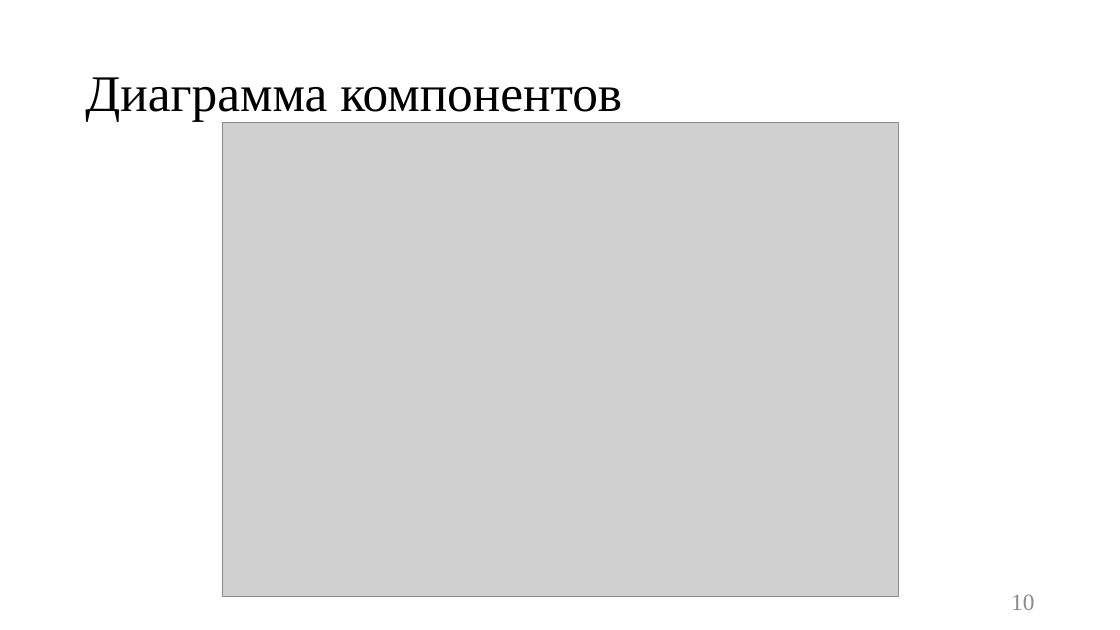
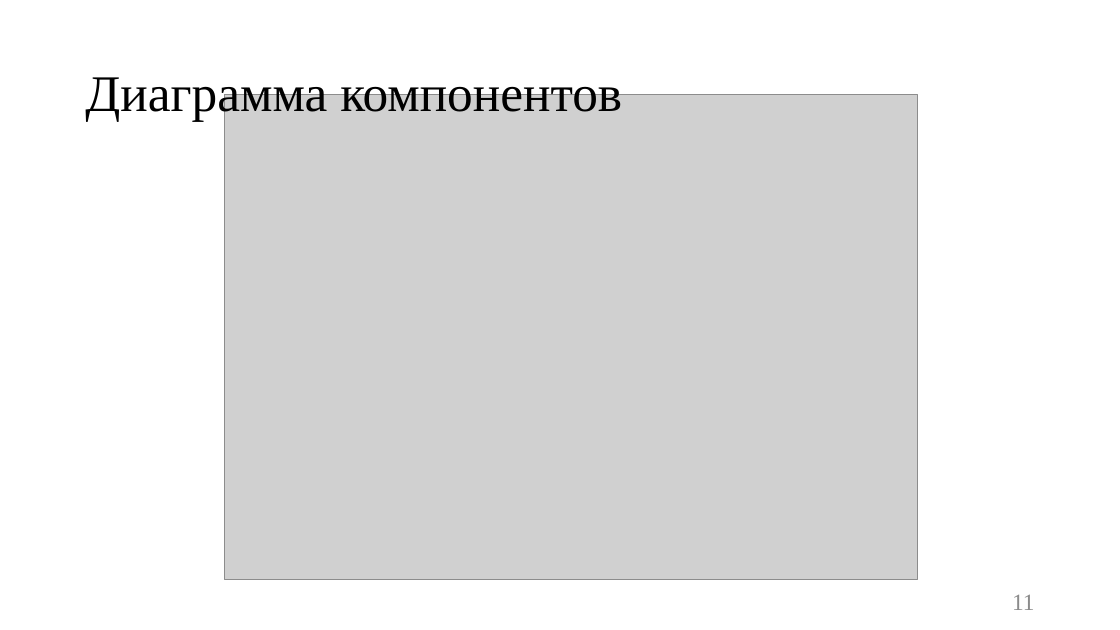
Before and after one commit to Kukushenok/competitive-math-game, a slide deck: slide 11 of docs/presentation.pptx (slide 10 before the commit). Drawn at 1120x630 pixels with LibreOffice and Linux fonts; fonts in the diff are those of the drawing; grey boxes stand for pictures. Boxes give left, top, right and bottom in pixels: in the first picture for what was removed or moved away, otherwise in the second. Text is boxed around its words. In the diff, an @@ line names an element or a change of style, - is before the commit and + after.

```diff
--- a/docs/presentation.pptx
+++ b/docs/presentation.pptx
@@ picture: place and size @@
-picture at [222,123,898,597]
+picture at [225,94,918,580]
@@ page number at [1012,594,1034,610]: text changed @@
-10
+11
```
Also in this commit, not shown: 6 other slides changed, 2 slides added, 1 slide removed, 16 other files.
